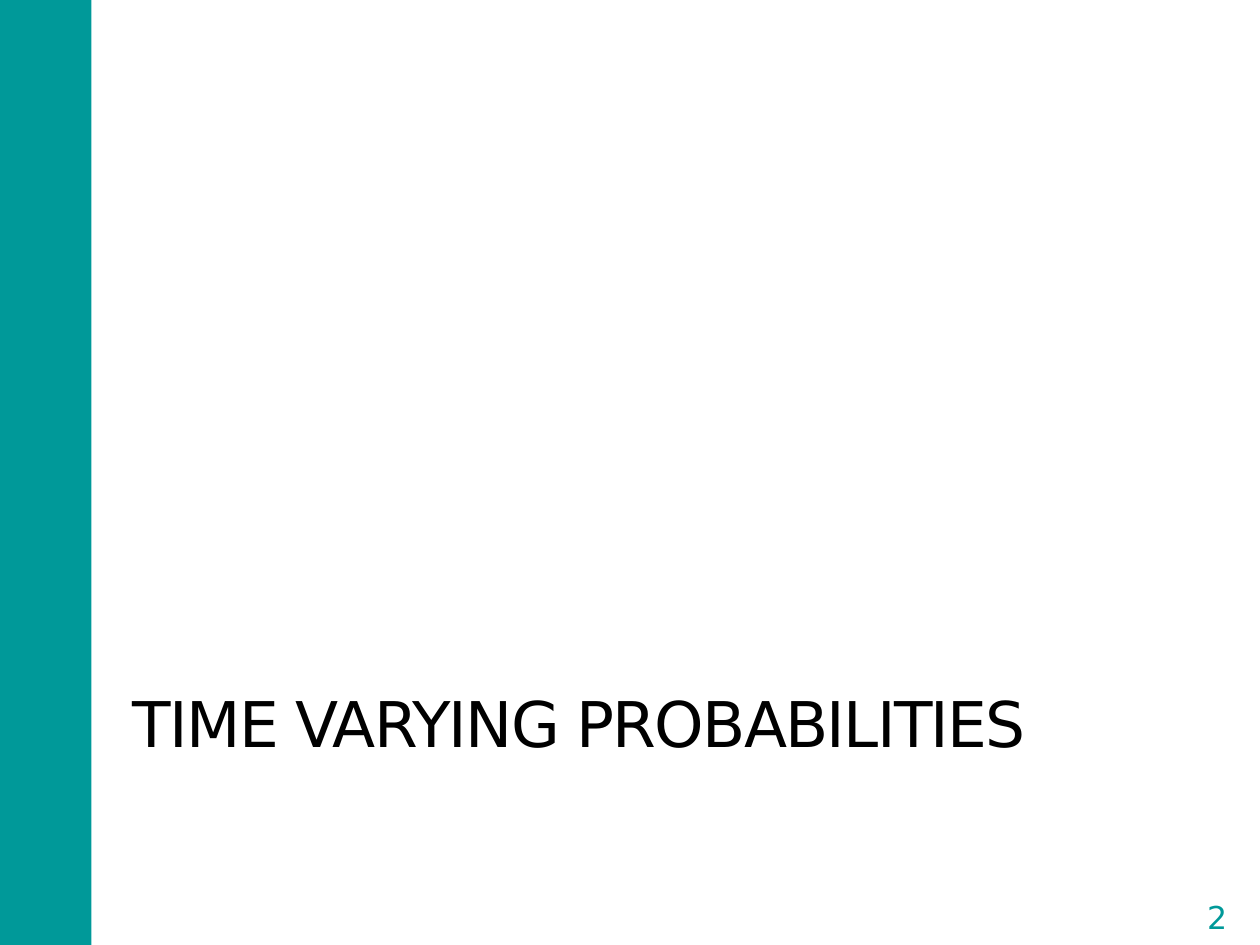
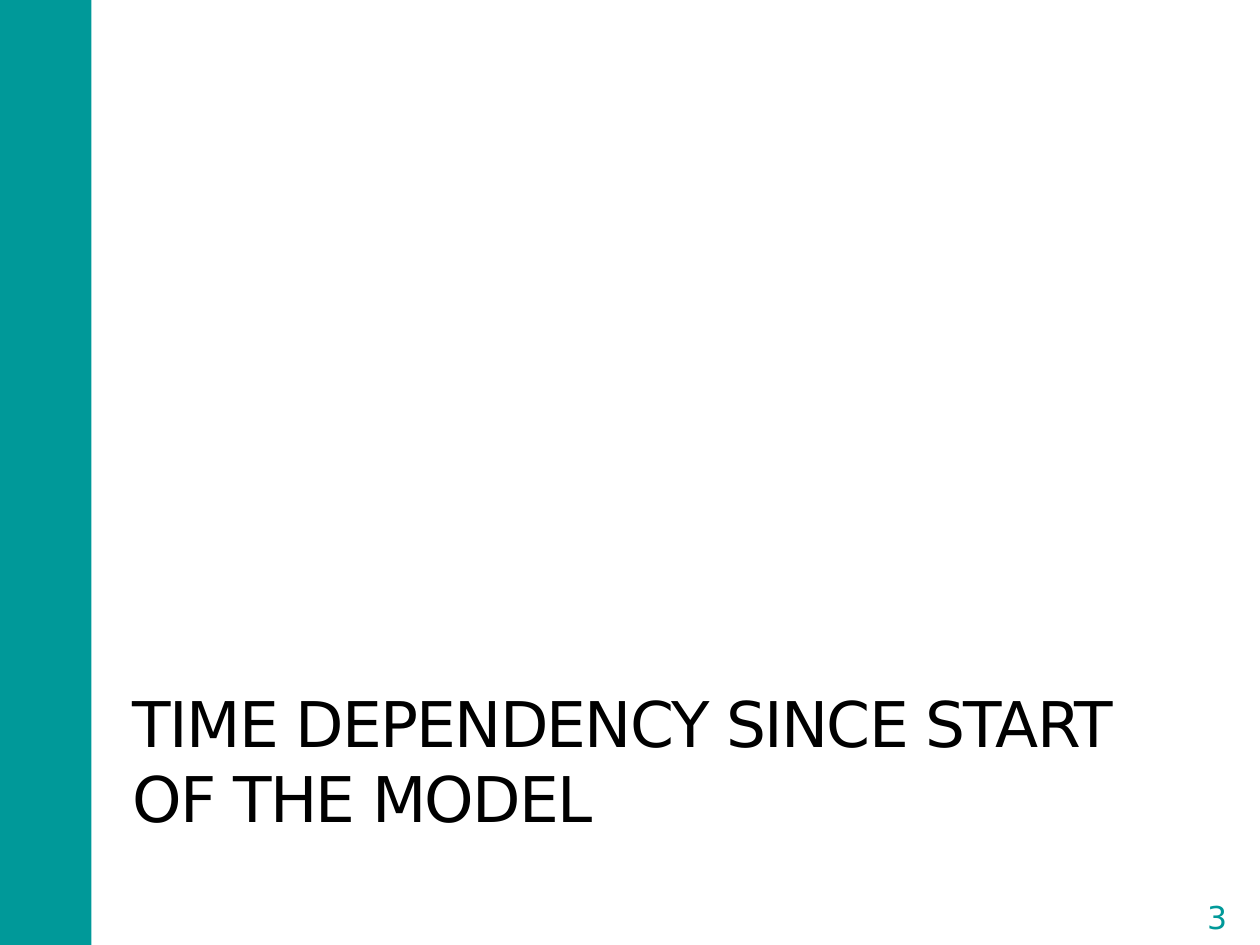
Before and after one commit to DARTH-git/Course-Modularization, a slide deck: slide 3 of Markov models/Slides/Markov Model Variants.pptx (slide 2 before the commit). Drawn at 1260x945 pixels with LibreOffice and Linux fonts; fonts in the diff are those of the drawing. Boxes give left, top, right and bottom in pixels: in the first picture for what was removed or moved away, otherwise in the second. Text is boxed around its words. In the diff, an @@ line names an element or a change of style, - is before the commit and + after.

```diff
--- a/Markov models/Slides/Markov Model Variants.pptx
+++ b/Markov models/Slides/Markov Model Variants.pptx
@@ title at (133,700,1113,823): text changed @@
-TIME VARYING PROBABILITIES
+TIME DEPENDENCY SINCE START OF THE MODEL
@@ page number at (1207,905,1227,930): text changed @@
-2
+3
```
Also in this commit, not shown: 3 other slides changed, 5 slides added, 2 slides removed, 43 other files.
